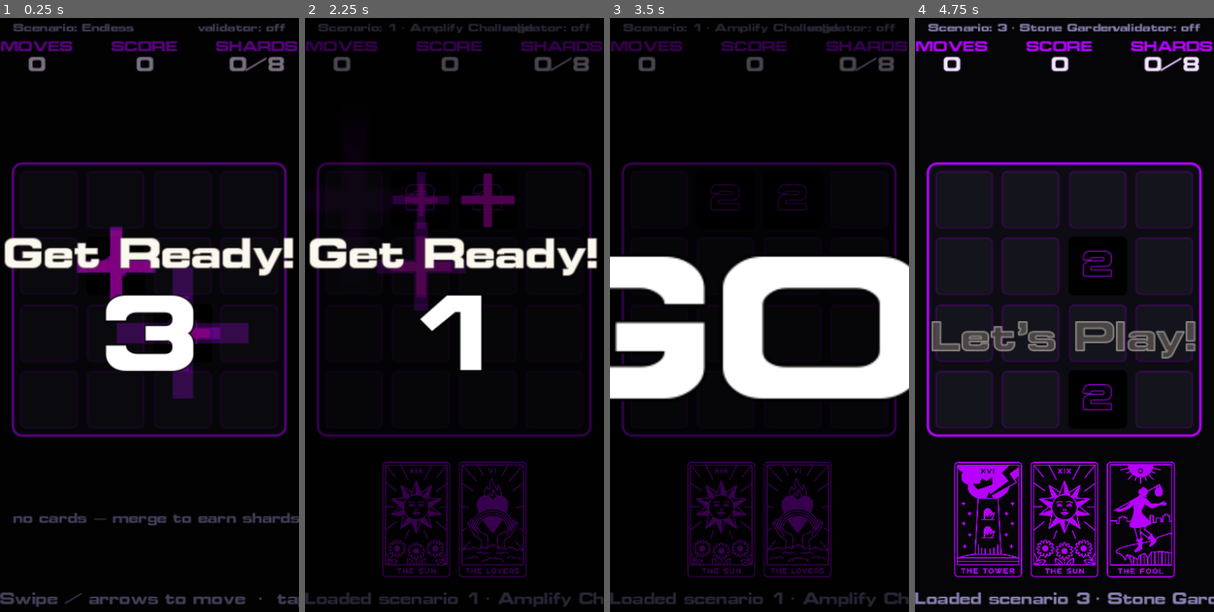
Above: before the commit, frames 1-4 (left to right).
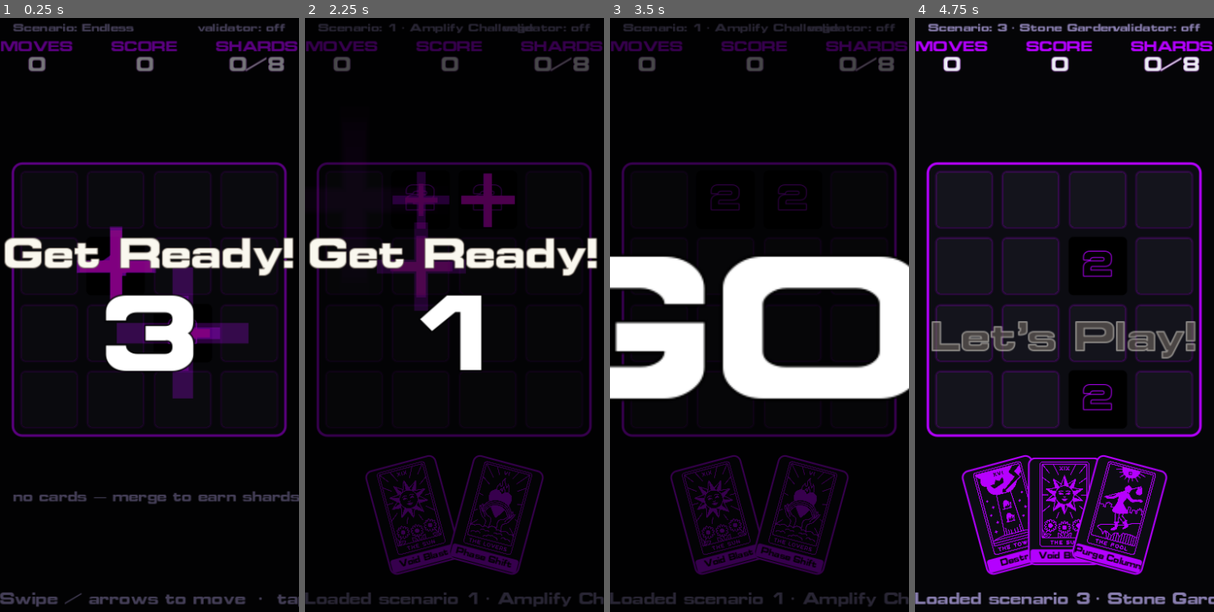
Above: after the commit, the same moments.

Repository: thegoldenmule/moveborne-godot
Game: Godot game, scene res://scenes/main.tscn
Two runs of this game, one before a commit and one after it. Both use one fixed random seed, a clock stepped at 60 frames per second and the inputs below.
Inputs (mouse positions are in pixels of both pictures, inside the frame that each line leads up to):
- Up to frame 1 (0.25 s): no input
- Up to frame 2 (2.25 s): tap A at 0.5, 1.25, 2 s; drag from (454, 297) to (484, 196) at 0.52 s; drag from (394, 368) to (439, 469) at 1.27 s; move the mouse to (484, 196) at 2.02 s; hold Right from 2.03 s (still down); tap 1 at 2.1 s; click (484, 196) at 2.17 s
- Up to frame 3 (3.5 s): release Right at 2.75 s; drag from (744, 469) to (669, 243) at 2.77 s
- Up to frame 4 (4.75 s): click (1025, 516) at 3.52 s; tap A at 4.25 s; move the mouse to (1154, 433) at 4.27 s; hold Left from 4.28 s (still down); tap 3 at 4.35 s; click (1154, 433) at 4.42 s

The runs differ from the first frame. In frame 1, 1.5% of the frame differs, in the area x 4-100%, y 79-86%; in frame 2, 4.6%; in frame 3, 4.6%; in frame 4, 8.7%, in the area x 12-88%, y 73-95%.

Commit message:
VFX: card juice — fanned hand, composite cards, hover/select feel (P9)
- Hand fans in an arc (hand.ts calculateFanPosition: FAN_RADIUS / ~30deg spread /
  rotation per card / overlap spacing) instead of a flat HBox row; _hand_box is now
  a plain Control positioning each card by hand.
- Cards are composited to look physical (power-card-display.ts): dark rounded body
  + purple border (StyleBoxFlat) + the art inset + a purple nameplate with the title
  — no longer see-through transparent art.
- Feel: hover scales a card up; the selected card straightens (rotation 0), lifts
  out, comes to the front, tints gold, and gently pulses; unsupported cards (no board
  action) are dimmed. Anim.pop added earlier; reused idiom here.

Verified live by the user.

Co-Authored-By: Claude Opus 4.8 (1M context) <noreply@anthropic.com>

Diff:
--- a/llm-workflow/scenes/main.gd
+++ b/llm-workflow/scenes/main.gd
@@ -21,6 +21,12 @@
 	"swap": "two", "clone": "two", "teleport": "two",
 	"shuffle": "none", "transform": "none",
 }
+
+# Hand fan layout (hand.ts): cards arc + rotate instead of a flat row.
+const FAN_RADIUS := 130.0
+const FAN_SPREAD := PI / 6.0     # ~30deg total spread
+const FAN_OVERLAP := 0.62        # horizontal overlap fraction (web 0.7)
+const FAN_CARD_W := 86.0
 
 var _match  # MbMatch (untyped to avoid class_name registration flakiness)
 var _board
@@ -35,10 +41,11 @@
 var _scen_label: Label
 var _net_label: Label
 var _toast: Label
-var _hand_box: HBoxContainer
+var _hand_box: Control           # plain container; cards are fanned by hand
 var _totem_box: HBoxContainer
 var _fx_layer: CanvasLayer       # screen-space, shake-immune floating text
 var _countdown                   # active CountdownS overlay, if any
+var _fan_center: Vector2         # hand-box-local origin for the card fan
 
 var _sel_index := -1
 var _sel_type := ""
@@ -159,15 +166,16 @@
 	_toast.text = "Swipe / arrows to move  ·  tap a card to play  ·  0–7 scenarios  ·  R restart  ·  V validator"
 	add_child(_toast)
 
-	_hand_box = HBoxContainer.new()
+	_hand_box = Control.new()
 	_hand_box.set_anchors_preset(Control.PRESET_TOP_WIDE)
 	_hand_box.offset_left = 16
 	_hand_box.offset_right = -16
 	_hand_box.offset_top = hand_top
 	_hand_box.offset_bottom = hand_top + hand_h
-	_hand_box.alignment = BoxContainer.ALIGNMENT_CENTER
-	_hand_box.add_theme_constant_override("separation", 10)
+	_hand_box.mouse_filter = Control.MOUSE_FILTER_IGNORE  # cards handle their own clicks
 	add_child(_hand_box)
+	# Fan origin in hand-box-local coords: card centers land ~65px down, peaking middle.
+	_fan_center = Vector2((vp.x - 32.0) / 2.0, 65.0 + FAN_RADIUS)
 
 
 func _on_changed() -> void:
@@ -288,31 +296,129 @@
 		lbl.text = "no cards — merge to earn shards (auto-draws a card at 8)"
 		lbl.add_theme_color_override("font_color", Style.DIM)
 		lbl.add_theme_font_size_override("font_size", 16)
+		lbl.set_anchors_preset(Control.PRESET_TOP_WIDE)
+		lbl.offset_top = 40
+		lbl.horizontal_alignment = HORIZONTAL_ALIGNMENT_CENTER
 		_hand_box.add_child(lbl)
 		return
-	for i in range(cards.size()):
+	var n := cards.size()
+	var csize := Vector2(88, 130)
+	for i in range(n):
 		var card: Dictionary = cards[i]
 		var type := str(card["type"])
-		var tex := Style.card_texture(type)
 		var sel: bool = i == _sel_index
-		if tex != null:
-			var tb := TextureButton.new()
-			tb.texture_normal = tex
-			tb.ignore_texture_size = true
-			tb.stretch_mode = TextureButton.STRETCH_KEEP_ASPECT_CENTERED
-			tb.custom_minimum_size = Vector2(82, 130)
-			tb.modulate = Color("ffd54a") if sel else Color.WHITE
-			tb.pressed.connect(_select_card.bind(i))
-			_hand_box.add_child(tb)
-		else:
-			var b := Button.new()
-			b.custom_minimum_size = Vector2(110, 130)
-			b.text = "%s\n%s" % [str(card.get("name", "?")), type]
-			b.add_theme_font_size_override("font_size", 13)
-			if sel:
-				b.modulate = Color("ffd54a")
-			b.pressed.connect(_select_card.bind(i))
-			_hand_box.add_child(b)
+		var supported: bool = TARGET.has(type) or bool(card.get("isTotemCard", false))
+		var btn := _make_card(card, csize)
+		btn.z_index = i  # later cards overlap on top
+		btn.pressed.connect(_select_card.bind(i))
+		_hand_box.add_child(btn)
+		# Fan placement: arc + rotation; the selected card straightens and lifts out.
+		var fan := _fan_pos(i, n)
+		var center: Vector2 = _fan_center + fan["pos"]
+		var rot: float = fan["rot"]
+		if sel:
+			rot = 0.0
+			center.y -= 22.0
+		btn.rotation = rot
+		btn.position = center - csize / 2.0
+		_card_juice(btn, sel, supported)
+
+
+## Arc position + rotation for card `index` of `total` (hand.ts calculateFanPosition).
+func _fan_pos(index: int, total: int) -> Dictionary:
+	if total <= 1:
+		return {"pos": Vector2(0.0, -FAN_RADIUS), "rot": 0.0}
+	var angle_per := FAN_SPREAD / float(total - 1)
+	var a := -FAN_SPREAD / 2.0 + index * angle_per
+	var arc := Vector2(sin(a) * FAN_RADIUS, -cos(a) * FAN_RADIUS)
+	var base_spacing := FAN_CARD_W * (1.0 - FAN_OVERLAP)
+	var x_off := index * base_spacing - (total - 1) * base_spacing / 2.0
+	return {"pos": Vector2(arc.x + x_off, arc.y), "rot": a}
+
+
+## A physical-looking card (power-card-display.ts): dark rounded body + purple
+## border, the art, and a purple nameplate with the title. The Button handles clicks.
+func _make_card(card: Dictionary, csize: Vector2) -> Button:
+	var type := str(card["type"])
+	var btn := Button.new()
+	btn.custom_minimum_size = csize
+	btn.size = csize
+	btn.clip_contents = true
+	btn.focus_mode = Control.FOCUS_NONE
+	var sb := StyleBoxFlat.new()
+	sb.bg_color = Color("0c0c12")           # dark card body
+	sb.set_corner_radius_all(8)
+	sb.border_color = Style.PRIMARY
+	sb.set_border_width_all(2)
+	for st in ["normal", "hover", "pressed", "focus"]:
+		btn.add_theme_stylebox_override(st, sb)
+
+	var tex := Style.card_texture(type)
+	if tex != null:
+		var art := TextureRect.new()
+		art.texture = tex
+		art.expand_mode = TextureRect.EXPAND_IGNORE_SIZE
+		art.stretch_mode = TextureRect.STRETCH_KEEP_ASPECT_CENTERED
+		art.set_anchors_preset(Control.PRESET_FULL_RECT)
+		art.offset_left = 5
+		art.offset_top = 5
+		art.offset_right = -5
+		art.offset_bottom = -22   # leave room for the nameplate
+		art.mouse_filter = Control.MOUSE_FILTER_IGNORE
+		btn.add_child(art)
+
+	# Purple nameplate strip + black title at the bottom.
+	var plate := Panel.new()
+	plate.set_anchors_preset(Control.PRESET_BOTTOM_WIDE)
+	plate.offset_left = 3
+	plate.offset_right = -3
+	plate.offset_top = -19
+	plate.offset_bottom = -3
+	var psb := StyleBoxFlat.new()
+	psb.bg_color = Style.PRIMARY
+	psb.set_corner_radius_all(3)
+	plate.add_theme_stylebox_override("panel", psb)
+	plate.mouse_filter = Control.MOUSE_FILTER_IGNORE
+	btn.add_child(plate)
+
+	var name_lbl := Label.new()
+	name_lbl.text = str(card.get("name", type))
+	name_lbl.set_anchors_preset(Control.PRESET_FULL_RECT)
+	name_lbl.horizontal_alignment = HORIZONTAL_ALIGNMENT_CENTER
+	name_lbl.vertical_alignment = VERTICAL_ALIGNMENT_CENTER
+	name_lbl.add_theme_font_size_override("font_size", 9)
+	name_lbl.add_theme_color_override("font_color", Color.BLACK)
+	name_lbl.clip_text = true
+	name_lbl.mouse_filter = Control.MOUSE_FILTER_IGNORE
+	plate.add_child(name_lbl)
+	return btn
+
+
+## Card feel: yellow + lifted/pulsing when selected, dimmed when it has no board
+## action, scale-on-hover otherwise.
+func _card_juice(btn: Control, selected: bool, supported: bool) -> void:
+	btn.pivot_offset = btn.custom_minimum_size / 2.0  # scale/rotate around center
+	if selected:
+		btn.z_index = 100  # selected card sits in front of the fan
+		btn.modulate = Color("ffd54a")
+	elif not supported:
+		btn.modulate = Color(0.6, 0.6, 0.6, 0.55)  # dim: no board action yet
+	else:
+		btn.modulate = Color.WHITE
+	btn.mouse_entered.connect(_card_hover.bind(btn, true, selected))
+	btn.mouse_exited.connect(_card_hover.bind(btn, false, selected))
+	if selected:
+		btn.scale = Vector2(1.12, 1.12)
+		var tw := btn.create_tween().set_loops()  # gentle idle pulse (freed with the button)
+		tw.tween_property(btn, "scale", Vector2(1.18, 1.18), 0.55).set_trans(Tween.TRANS_SINE).set_ease(Tween.EASE_IN_OUT)
+		tw.tween_property(btn, "scale", Vector2(1.12, 1.12), 0.55).set_trans(Tween.TRANS_SINE).set_ease(Tween.EASE_IN_OUT)
+
+
+func _card_hover(btn: Control, entering: bool, selected: bool) -> void:
+	if selected or not is_instance_valid(btn):
+		return
+	var to := Vector2(1.08, 1.08) if entering else Vector2.ONE
+	btn.create_tween().tween_property(btn, "scale", to, 0.12).set_trans(Tween.TRANS_CUBIC).set_ease(Tween.EASE_OUT)
 
 
 func _rebuild_totems() -> void:
